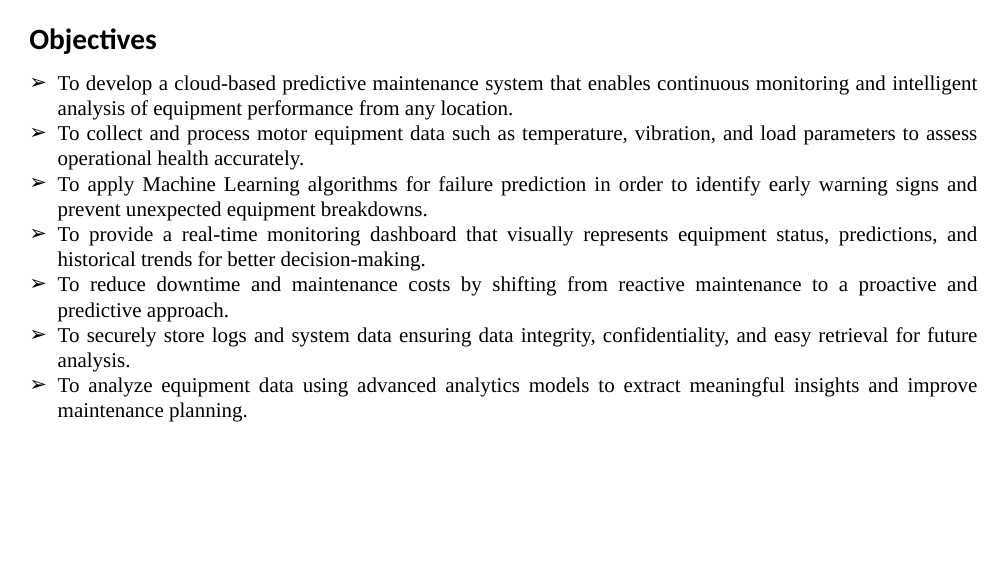
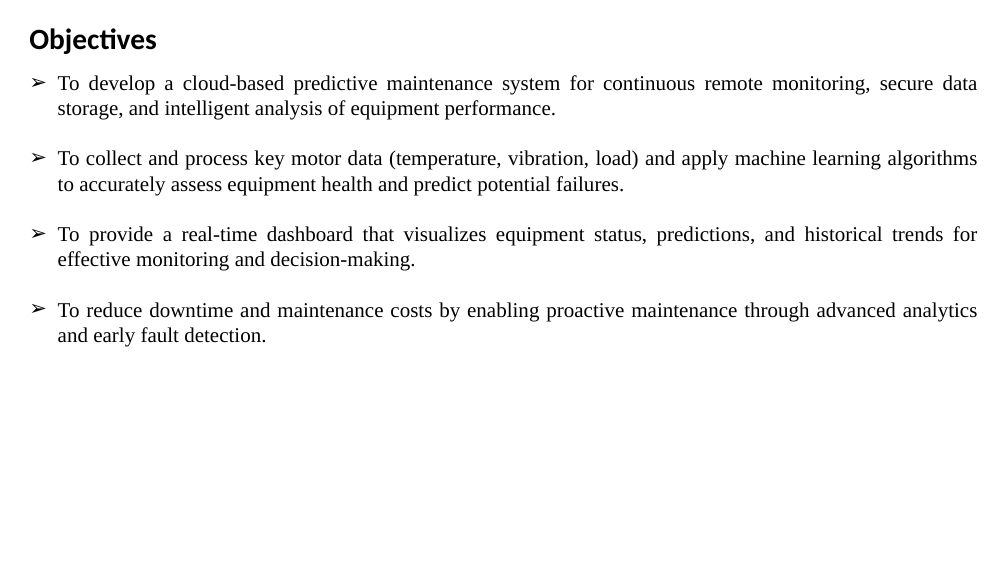
Before and after one commit to megh193/proactiveEquipmentCare, a slide deck: slide 5 of docs/Clg 2nd review.pptx. Drawn at 1008x567 pixels with LibreOffice and Linux fonts; fonts in the diff are those of the drawing. Boxes give left, top, right and bottom in pixels: in the first picture for what was removed or moved away, otherwise in the second. Text is boxed around its words. In the diff, an @@ line names an element or a change of style, - is before the commit and + after.

```diff
--- a/docs/Clg 2nd review.pptx
+++ b/docs/Clg 2nd review.pptx
@@ text at [58, 75, 978, 347]: text changed @@
-➢ To develop a cloud-based predictive maintenance system that enables continuous monitoring and intelligent analysis of equipment performance from any location.
-➢ To collect and process motor equipment data such as temperature, vibration, and load parameters to assess operational health accurately.
-➢ To apply Machine Learning algorithms for failure prediction in order to identify early warning signs and prevent unexpected equipment breakdowns.
-➢ To provide a real-time monitoring dashboard that visually represents equipment status, predictions, and historical trends for better decision-making.
-➢ To reduce downtime and maintenance costs by shifting from reactive maintenance to a proactive and predictive approach.
-➢ To securely store logs and system data ensuring data integrity, confidentiality, and easy retrieval for future analysis.
-➢ To analyze equipment data using advanced analytics models to extract meaningful insights and improve maintenance planning.
+➢ To develop a cloud-based predictive maintenance system for continuous remote monitoring, secure data storage, and intelligent analysis of equipment performance.
+➢ To collect and process key motor data (temperature, vibration, load) and apply machine learning algorithms to accurately assess equipment health and predict potential failures.
+➢ To provide a real-time dashboard that visualizes equipment status, predictions, and historical trends for effective monitoring and decision-making.
+➢ To reduce downtime and maintenance costs by enabling proactive maintenance through advanced analytics and early fault detection.
```
Also in this commit, not shown: 6 other slides changed, 2 other files.
